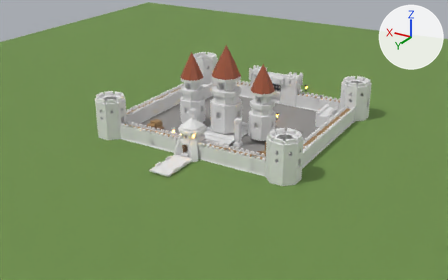
The FBX model Assets/Castle_Fortress_v2.fbx: old version first, new version second.
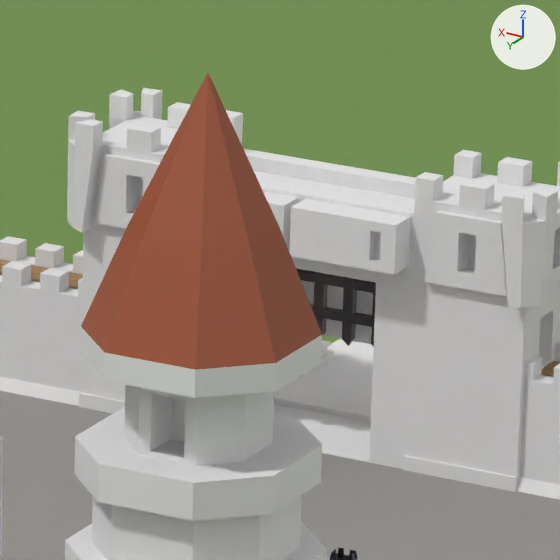
The first picture shows the older version from a camera (50 mm lens) standing at (-10.35, 18.2, 8.38) and looking at (0.03, 0.9, -0.27). The close-ups show the older and then the newer version on the part from 54% to 67% of the width and 20% to 41% of the height of that picture. Only the edits that show in the close-ups are written down. The axes (+X, +Y, +Z) are drawn at upper right. The lights are the same throughout. Where no turn or scale is listed for an object, it has been applied to the vertices.

The scene before the commit, as lines of its bpy script (objects in view):
```python
me_cube_002 = bpy.data.meshes.new('Cube.002')
me_cube_002.from_pydata(...)  # 182 vertices, 108 faces; spans x -0.353..0.353, y 0.149..0.185, z 0.395..0.863
me_cube_002.materials.append(mat_m_castle_iron)  # dark grey #4b4b50
me_cube_004 = bpy.data.meshes.new('Cube.004')
me_cube_004.from_pydata(...)  # 182 vertices, 108 faces; spans x -0.353..0.353, y 0.149..0.185, z 0.395..0.863
me_cube_004.materials.append(mat_m_castle_iron)  # dark grey #4b4b50
me_cube_049 = bpy.data.meshes.new('Cube.049')
me_cube_049.from_pydata(...)  # 153 vertices, 140 faces; spans x -0.41..0.41, y -0.41..0.41, z 0.0..2.54
# faces by material slot: [112, 12, 16]
me_cube_049.materials.append(mat_m_castle_stone)  # white #e7e7e7
me_cube_049.materials.append(mat_m_castle_wood)  # brown #81613f
me_cube_049.materials.append(mat_m_castle_roof)  # brown #a25538
ob_back_harrow_portcullis = bpy.data.objects.new('Back_Harrow_Portcullis', me_cube_004)
ob_back_harrow_portcullis.location = (0.0, -3.01, 0.066)
ob_front_harrow_portcullis = bpy.data.objects.new('Front_Harrow_Portcullis', me_cube_002)
ob_front_harrow_portcullis.location = (0.0, -3.332, 0.066)
ob_keep_tower_west_cube_007 = bpy.data.objects.new('Keep_Tower_West_Cube.007', me_cube_049)
ob_keep_tower_west_cube_007.location = (-1.4, 0.8, 0.16)
# also in view: 'Moat_Stone_Bridge_Front' at (0.0, -4.0, -0.01); 'Landscape_Meadow' at (0.0, 0.0, -0.01); 'Front_Gatehouse_Stone' at (0.0, -2.97, 0.63); 'Wall_South_West_1_Walls' at (-1.44, -2.99, 0.27); 'Courtyard_Cobblestone' at (0.0, 0.0, 0.0)
```
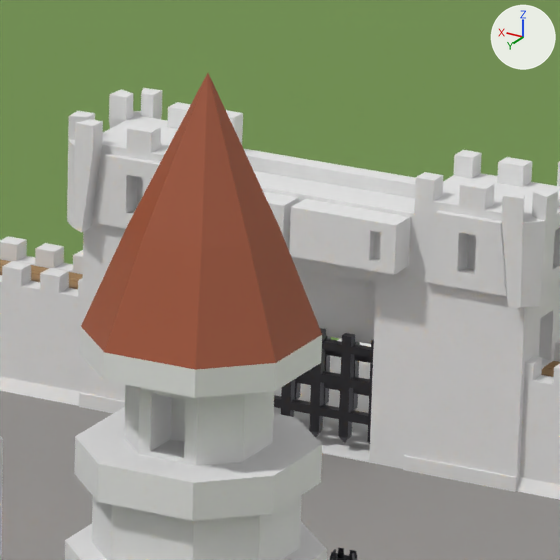
Location of each change, [x1, y1, x2, y2] in pixels of the close-ups (560 x 560 px):
'Back_Harrow_Portcullis', moved
    before: [296, 268, 376, 347]
    after: [274, 328, 374, 444]
'Front_Harrow_Portcullis', moved (not visible before)
    after: [295, 336, 371, 410]
'Moat_Stone_Bridge_Front', unchanged, covered by the edit
    before: [274, 339, 374, 422]
    after: [274, 339, 371, 413]

What the commit changed:
Object 'Back_Harrow_Portcullis' (ob_back_harrow_portcullis) moves from (0.0, -3.01, 0.066) to (0.0, -3.01, -0.354).
Object 'Front_Harrow_Portcullis' (ob_front_harrow_portcullis) moves from (0.0, -3.332, 0.066) to (0.0, -3.332, -0.354).
